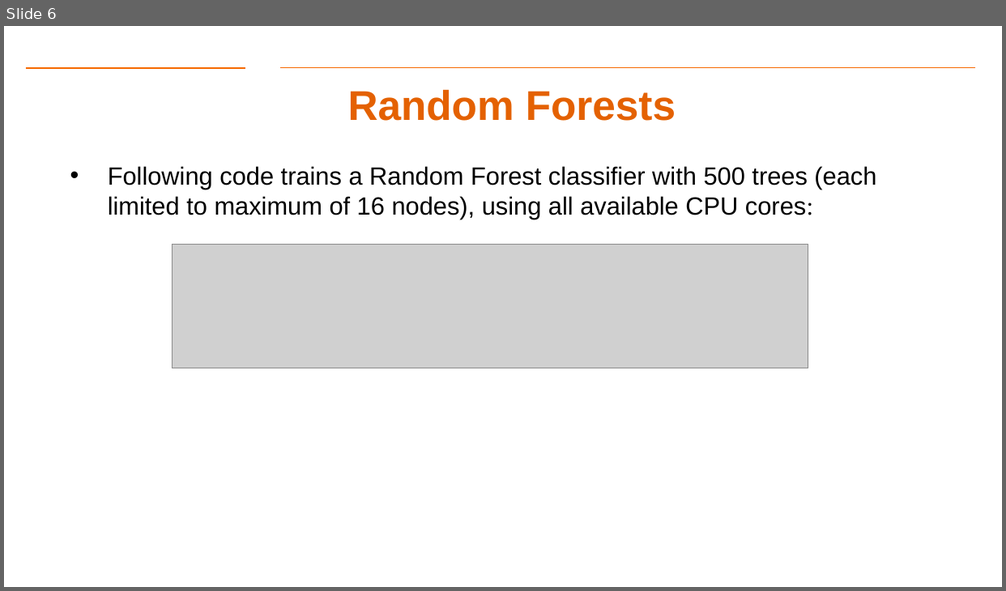
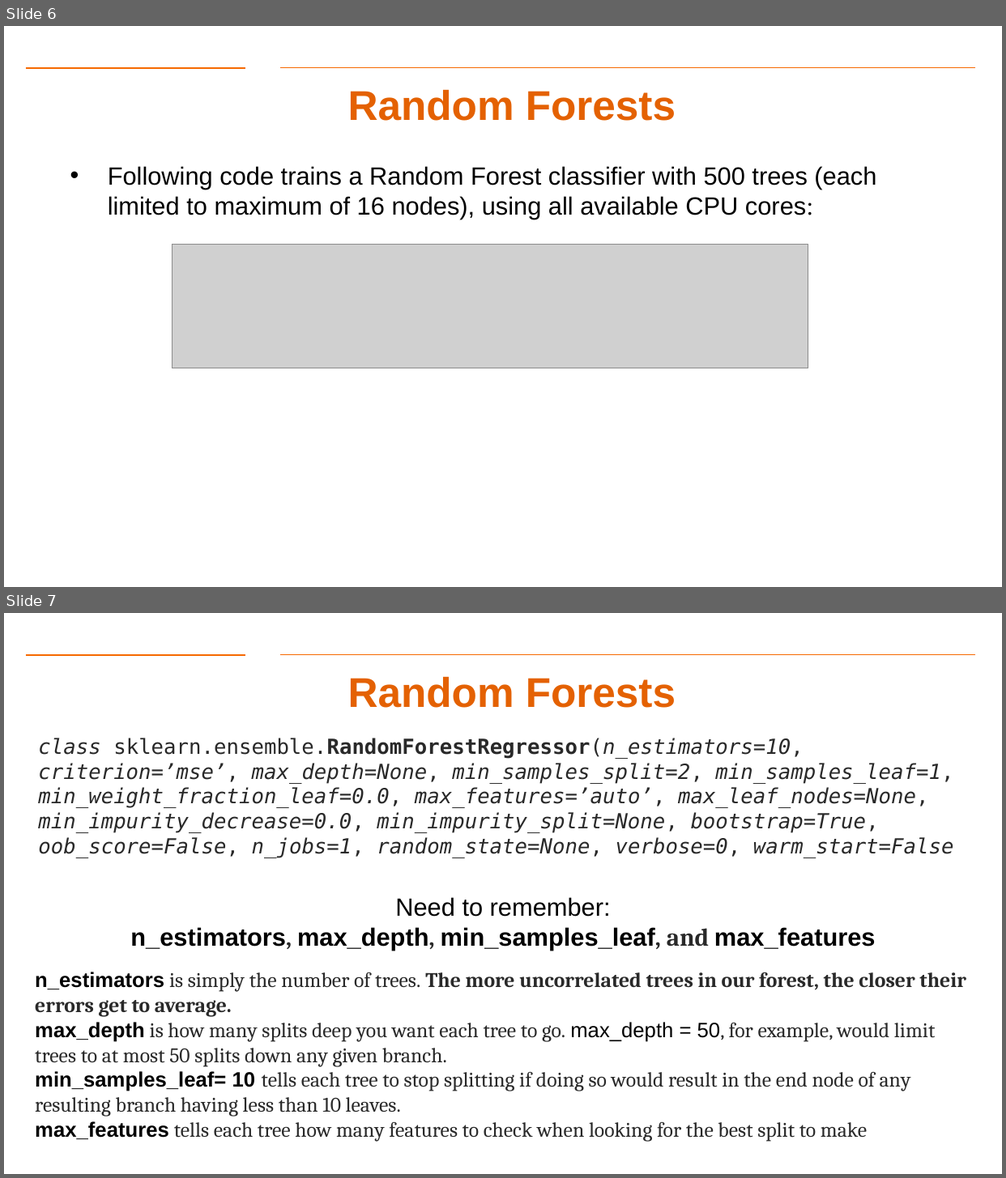
Before and after one commit to gk5951/RIT-DSCI-633-FDS, a slide deck: Syllabus/Lecture11/Lec11.pptx. Shown one above the other, each under a label of ours: slide 6 before the commit, slides 6 and 7 after it. The pictures are 1006x591 and 1006x1178 pixels, drawn with LibreOffice and Linux fonts; fonts in the diff are those of the drawing; grey boxes stand for pictures; background and template pictures are left out. Boxes give left, top, right and bottom in pixels: in the first picture for what was removed or moved away, otherwise in the second. Text is boxed around its words. In the diff, an @@ line names an element or a change of style, - is before the commit and + after.

```diff
--- a/Syllabus/Lecture11/Lec11.pptx
+++ b/Syllabus/Lecture11/Lec11.pptx
@@ slide 7 added at [4,613,1002,1174], background #FFFFFF; not listed: 2 template elements that a slide beside it also shows @@
@@ text added at [348,676,675,708], 40 pt, text #E46102, bold @@
+Random Forests
@@ text added at [38,738,954,858], 20 pt, text #292929, italic @@
+class sklearn.ensemble.RandomForestRegressor(n_estimators=10, criterion=’mse’, max_depth=None, min_samples_split=2, min_samples_leaf=1, min_weight_fraction_leaf=0.0, max_features=’auto’, max_leaf_nodes=None, min_impurity_decrease=0.0, min_impurity_split=None, bootstrap=True, oob_score=False, n_jobs=1, random_state=None, verbose=0, warm_start=False
@@ text added at [130,897,876,950], 24 pt, text #000000, bold @@
+Need to remember:
+n_estimators, max_depth, min_samples_leaf, and max_features
@@ text added at [35,972,966,1142], 20 pt, text #292929 @@
+n_estimators is simply the number of trees. The more uncorrelated trees in our forest, the closer their errors get to average.
+max_depth is how many splits deep you want each tree to go. max_depth = 50, for example, would limit trees to at most 50 splits down any given branch.
+min_samples_leaf= 10 tells each tree to stop splitting if doing so would result in the end node of any resulting branch having less than 10 leaves.
+max_features tells each tree how many features to check when looking for the best split to make
```
Also in this commit, not shown: 1 slide changed, 1 other file.
